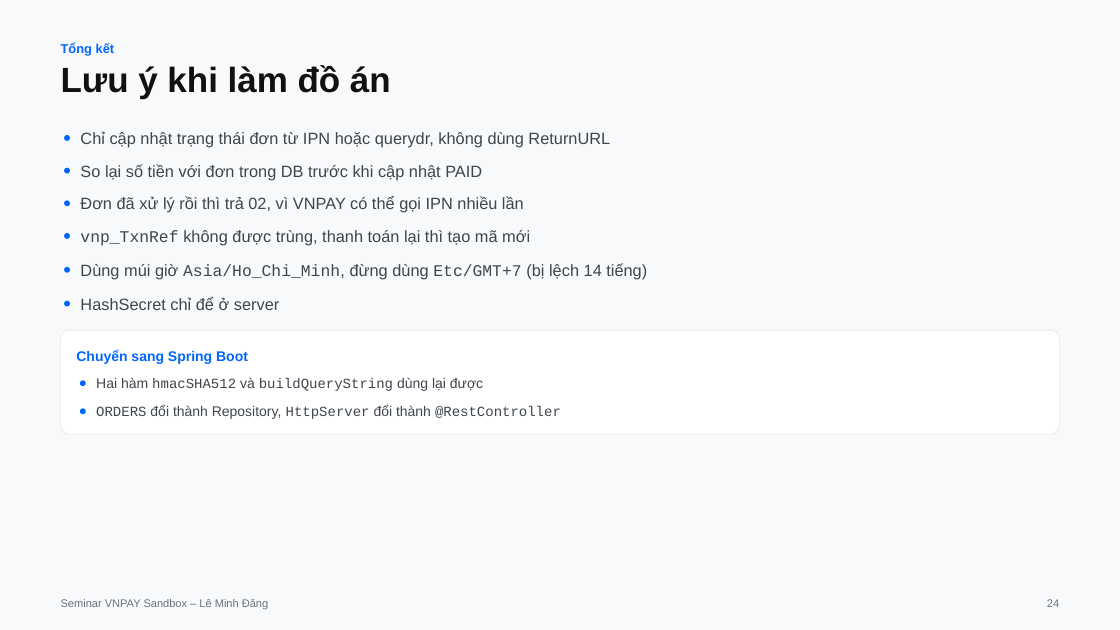
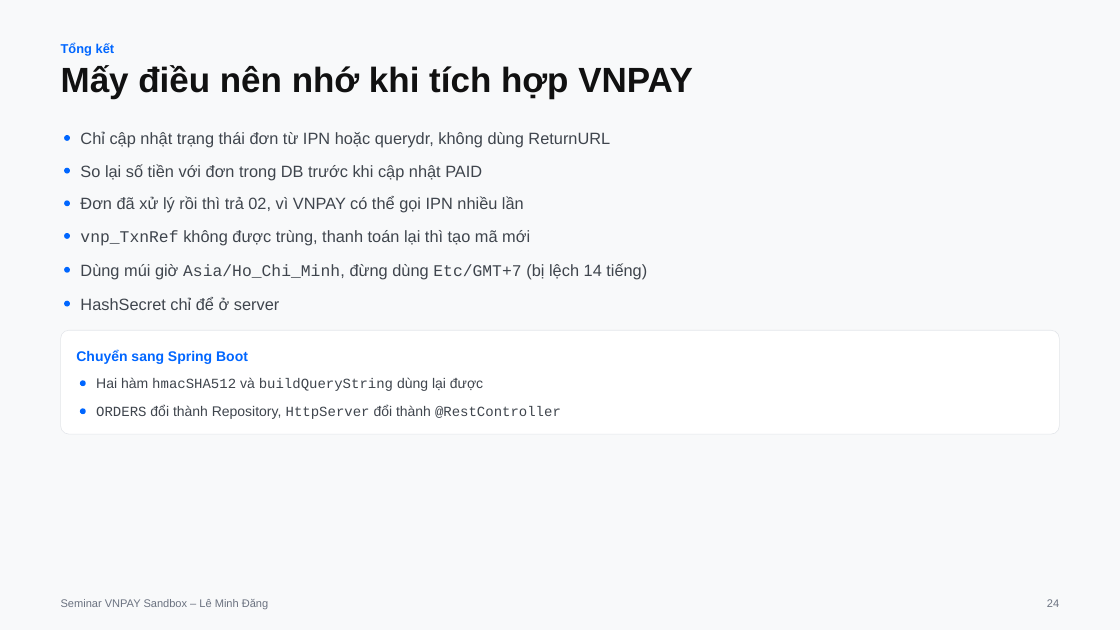
Before and after one commit to conchocon154/vnpay-seminar, a slide deck: slide 24 of VNPAY-seminar.pptx. Drawn at 1120x630 pixels with LibreOffice and Linux fonts; fonts in the diff are those of the drawing. Boxes give left, top, right and bottom in pixels: in the first picture for what was removed or moved away, otherwise in the second. Text is boxed around its words. In the diff, an @@ line names an element or a change of style, - is before the commit and + after.

```diff
--- a/VNPAY-seminar.pptx
+++ b/VNPAY-seminar.pptx
@@ text at (x1=61, y1=65, x2=693, y2=99): text changed @@
-Lưu ý khi làm đồ án
+Mấy điều nên nhớ khi tích hợp VNPAY
```
Also in this commit, not shown: 4 other files.
